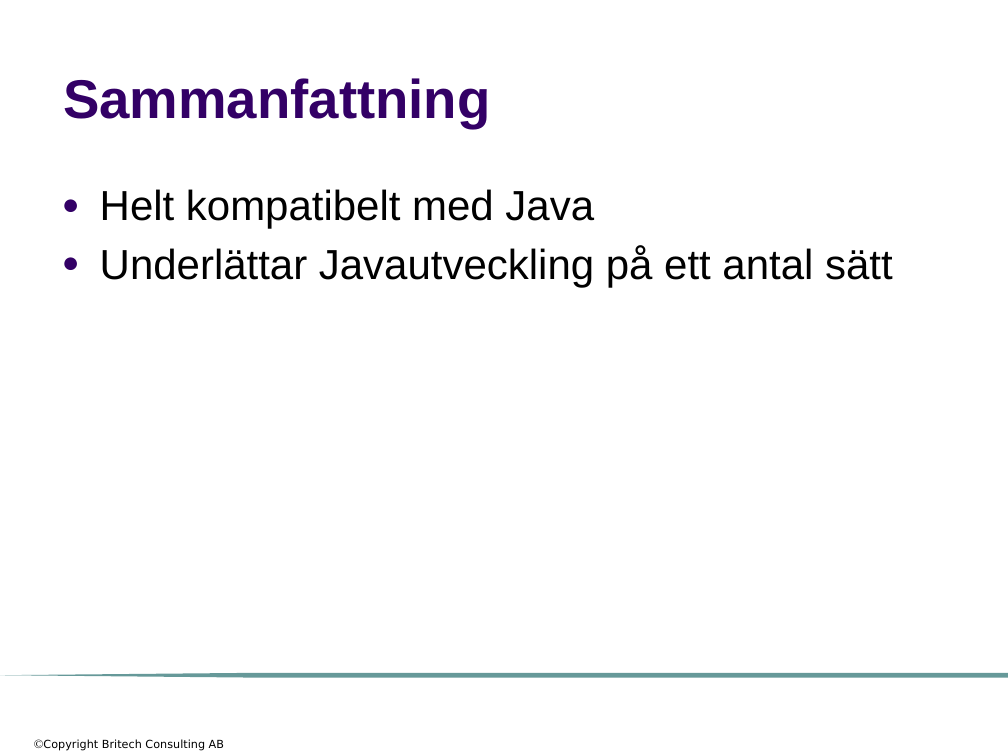
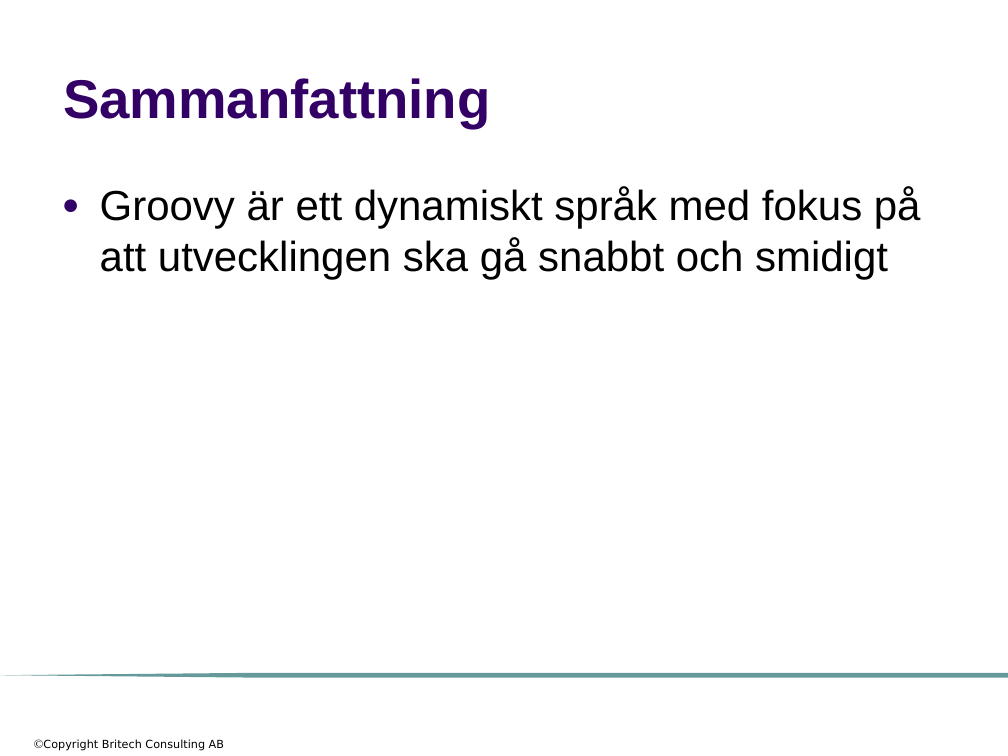
Before and after one commit to me97esn/groovyseminarium, a slide deck: slide 69 of groovyseminarie/dokument/groovyseminarium_source_w_logo.pptx (slide 70 before the commit). Drawn at 1008x756 pixels with LibreOffice and Linux fonts; fonts in the diff are those of the drawing; background and template pictures are left out. Boxes give left, top, right and bottom in pixels: in the first picture for what was removed or moved away, otherwise in the second. Text is boxed around its words. In the diff, an @@ line names an element or a change of style, - is before the commit and + after.

Commit message:
ändrat sammanfattningen

```diff
--- a/groovyseminarie/dokument/groovyseminarium_source_w_logo.pptx
+++ b/groovyseminarie/dokument/groovyseminarium_source_w_logo.pptx
@@ text at box(100, 187, 921, 279): text changed @@
-● Helt kompatibelt med Java
-● Underlättar Javautveckling på ett antal sätt
+● Groovy är ett dynamiskt språk med fokus på att utvecklingen ska gå snabbt och smidigt
```
Also in this commit, not shown: 3 other slides changed.
